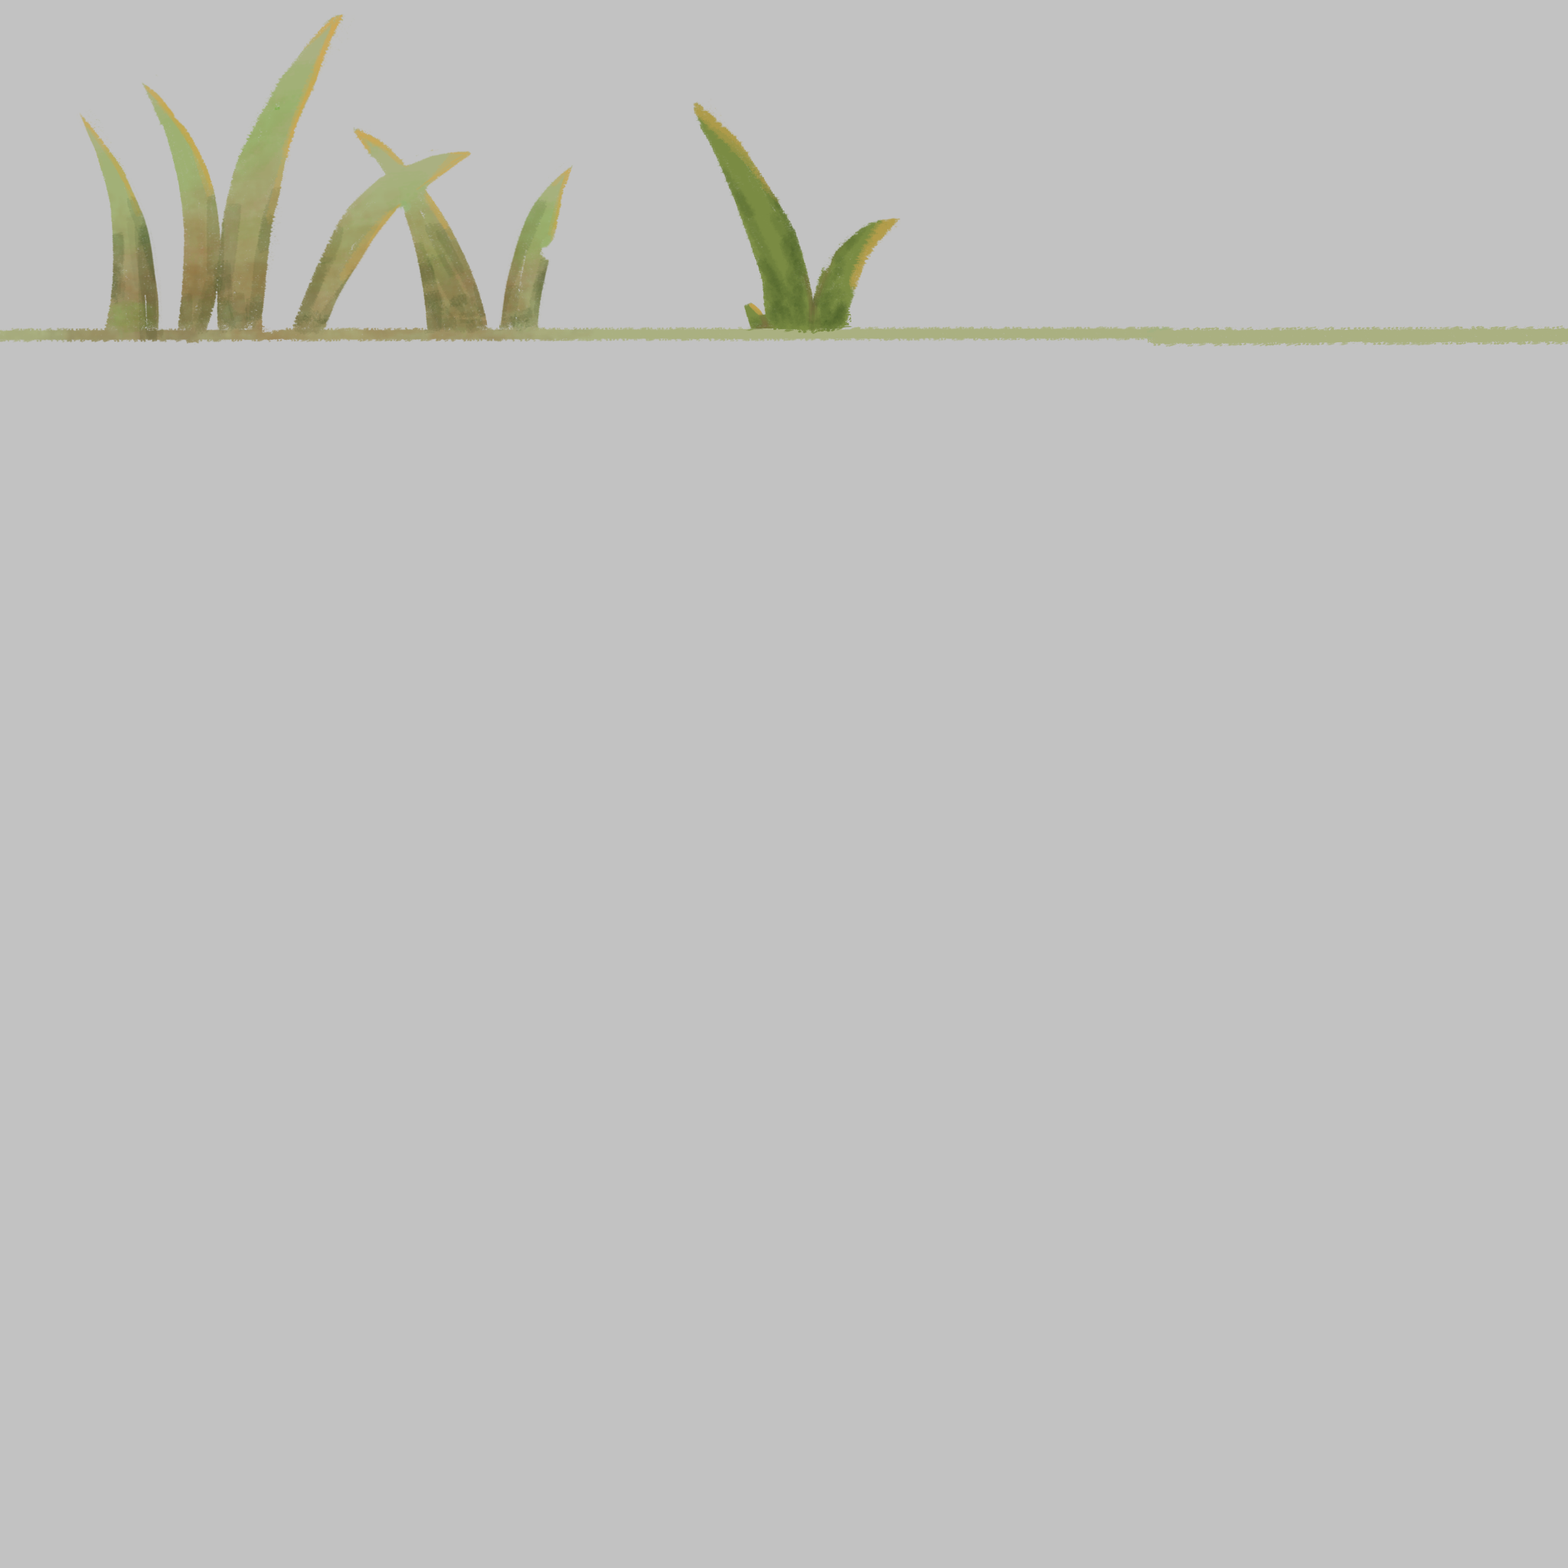
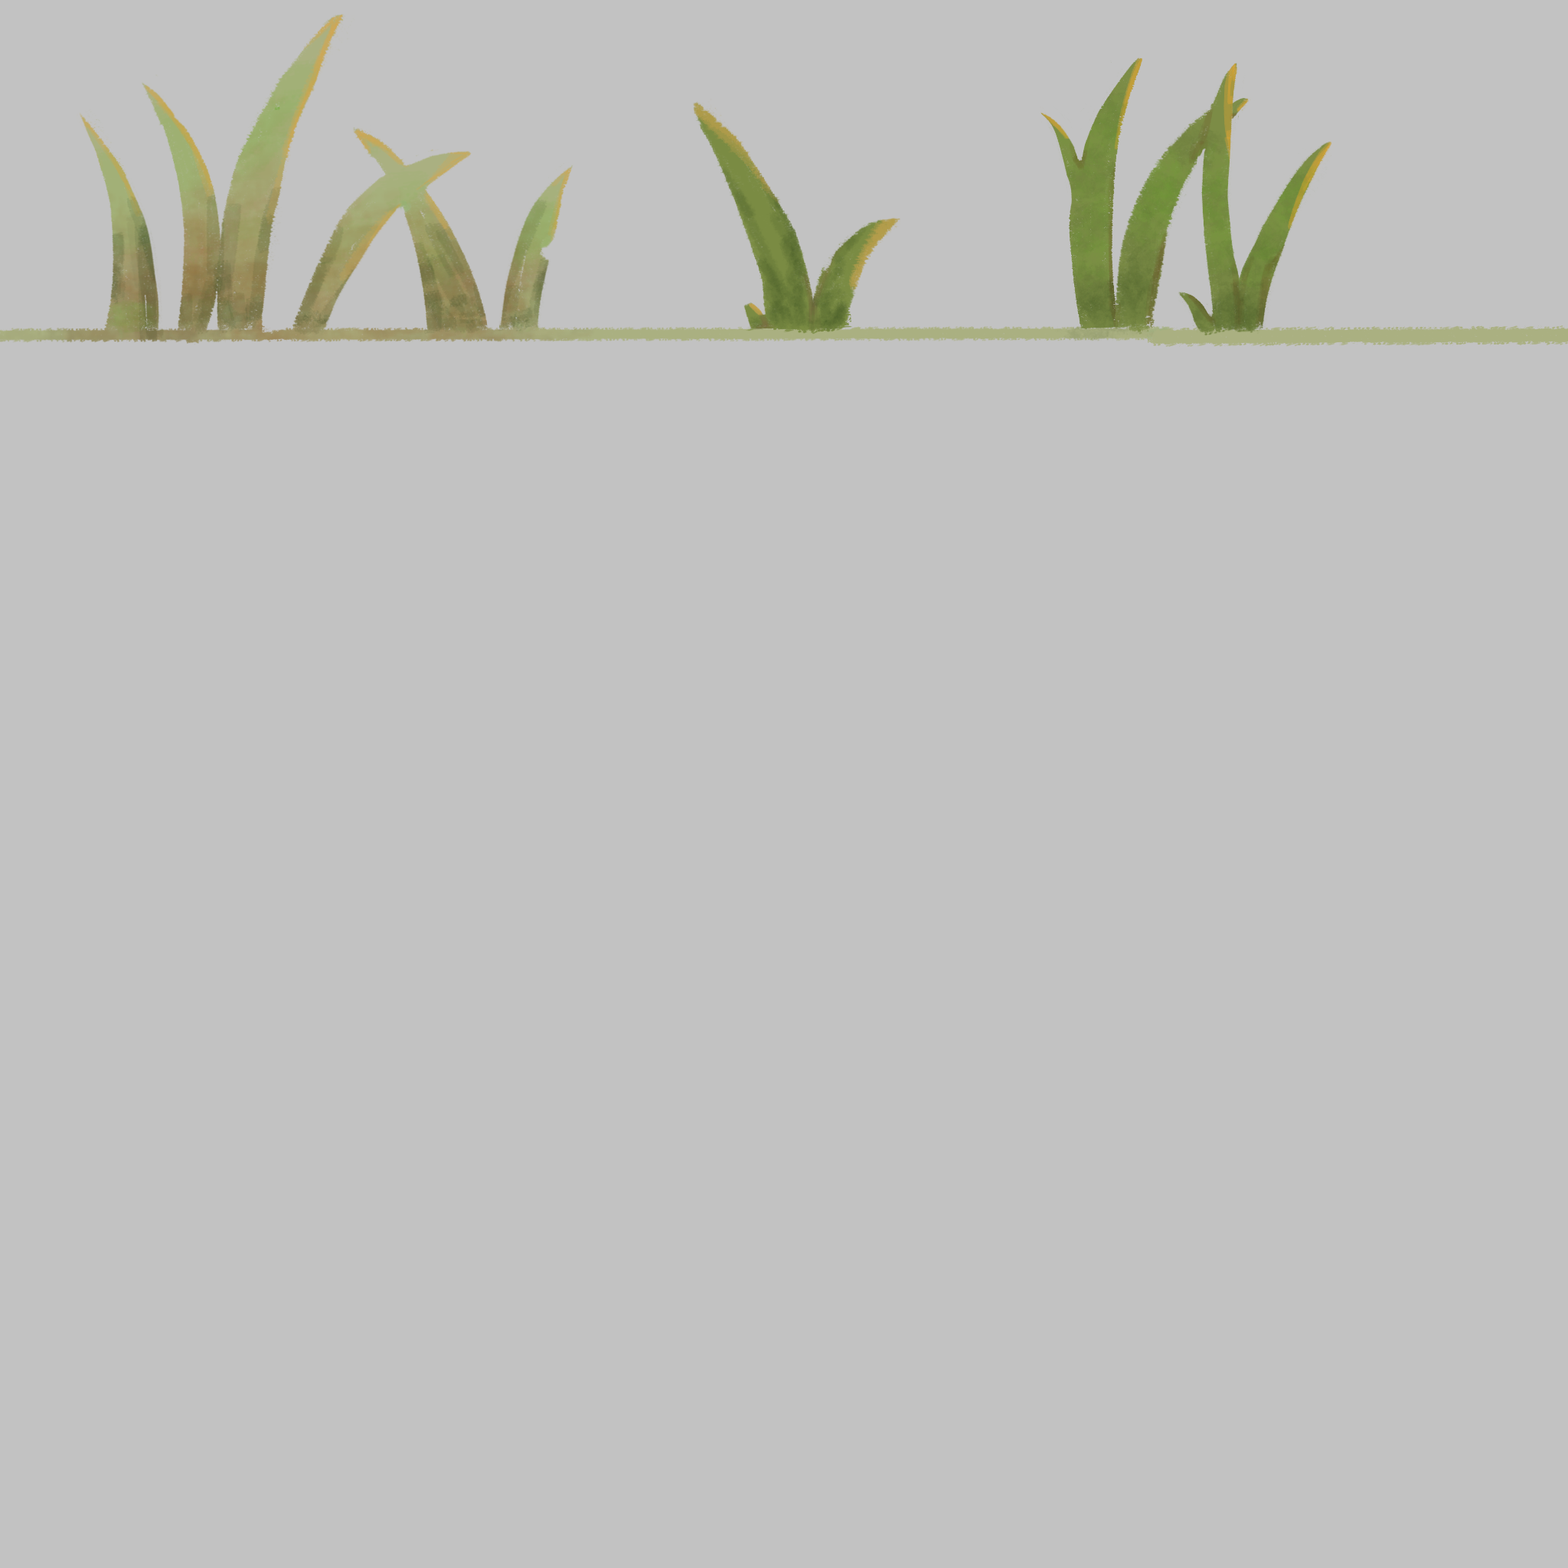
Two versions of the same layered image (1568 × 1568). Layer-by-layer changes:
added layer "Pintar camada 3" above "Pintar camada 2" over box(1078, 57, 1333, 341)
painted on "Pintar camada 1" over box(1040, 57, 1333, 341)